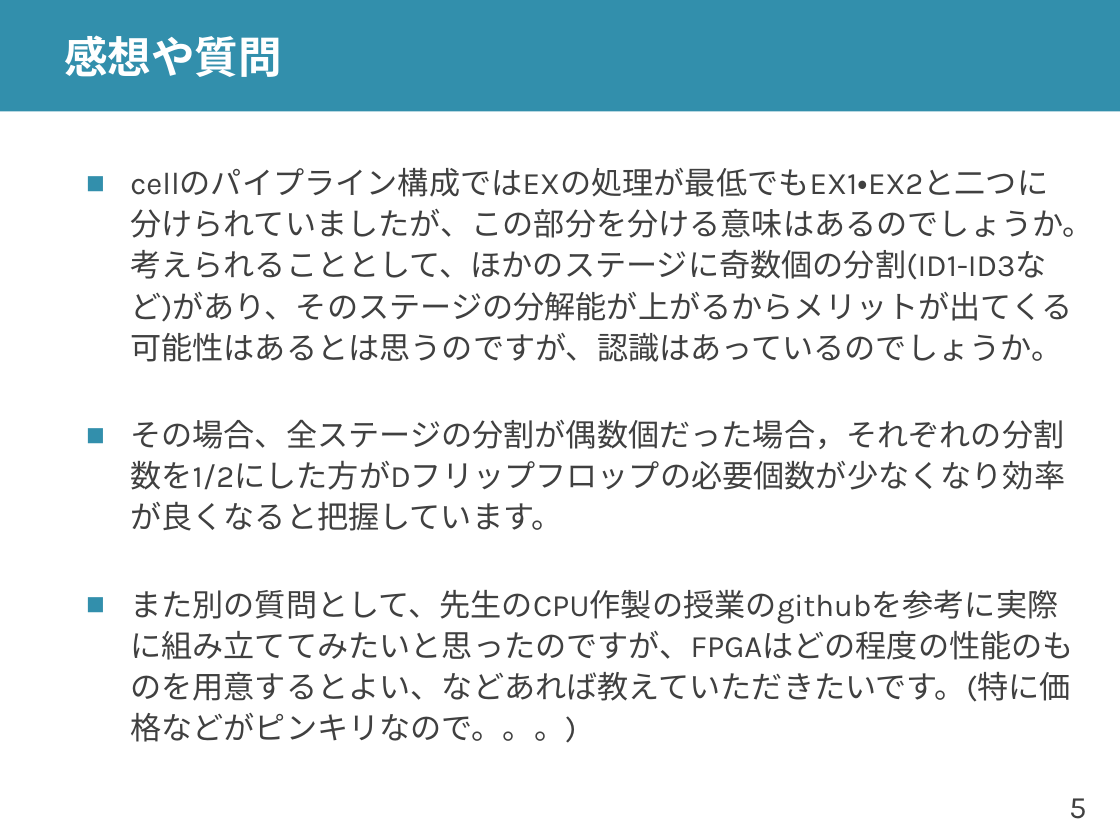
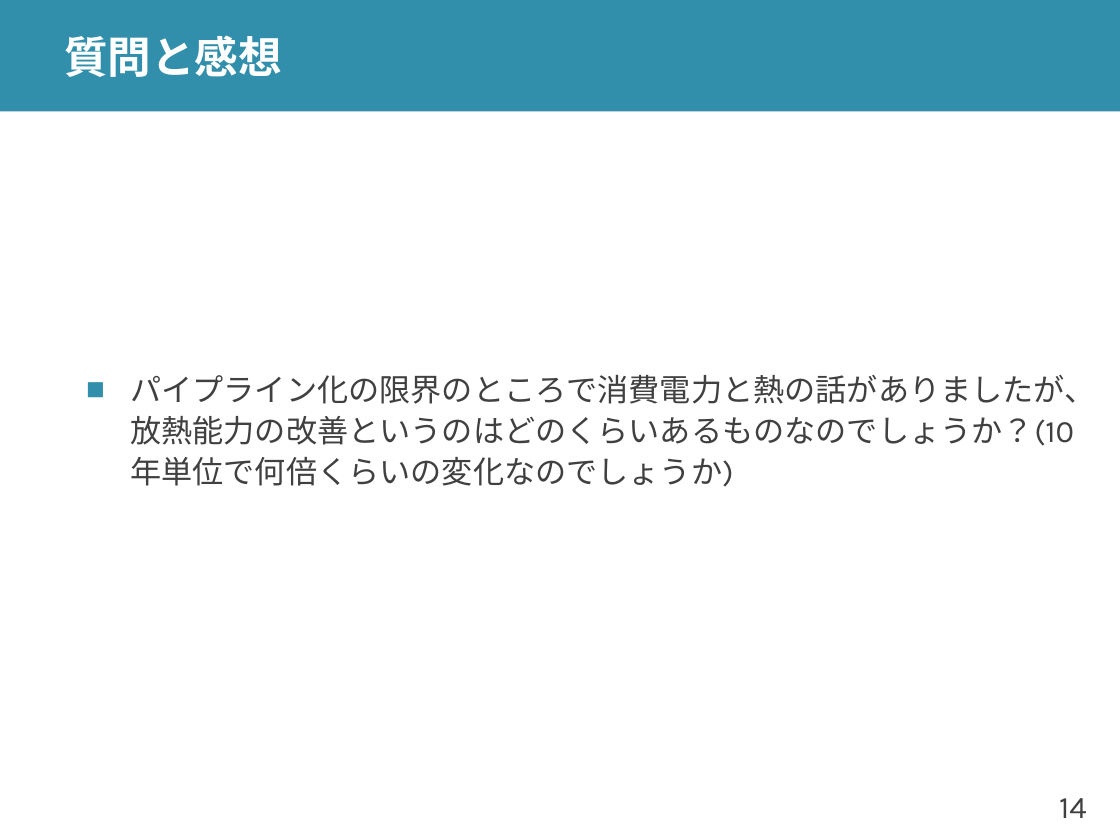
Before and after one commit to shioyadan/advanced-computer-organization, a slide deck: slide 14 of aco-shioya-06.pptx (slide 5 before the commit). Drawn at 1120x840 pixels with LibreOffice and Linux fonts; fonts in the diff are those of the drawing. Boxes give left, top, right and bottom in pixels: in the first picture for what was removed or moved away, otherwise in the second. Text is boxed around its words. In the diff, an @@ line names an element or a change of style, - is before the commit and + after.

```diff
--- a/aco-shioya-06.pptx
+++ b/aco-shioya-06.pptx
@@ title at <box>64,35,282,77</box>: text changed @@
-感想や質問
+質問と感想
@@ text at <box>130,375,1095,446</box>: text changed @@
-■ cellのパイプライン構成ではEXの処理が最低でもEX1・EX2と二つに分けられていましたが、この部分を分ける意味はあるのでしょうか。考えられることとして、ほかのステージに奇数個の分割(ID1-ID3など)があり、そのステージの分解能が上がるからメリットが出てくる可能性はあるとは思うのですが、認識はあっているのでしょうか。
-■ その場合、全ステージの分割が偶数個だった場合，それぞれの分割数を1/2にした方がDフリップフロップの必要個数が少なくなり効率が良くなると把握しています。
-■ また別の質問として、先生のCPU作製の授業のgithubを参考に実際に組み立ててみたいと思ったのですが、FPGAはどの程度の性能のものを用意するとよい、などあれば教えていただきたいです。(特に価格などがピンキリなので。。。)
+■ パイプライン化の限界のところで消費電力と熱の話がありましたが、放熱能力の改善というのはどのくらいあるものなのでしょうか？(10年単位で何倍くらいの変化なのでしょうか)
@@ page number at <box>1059,798,1087,818</box>: text changed @@
-5
+14
```
Also in this commit, not shown: 15 other slides changed, 20 slides added, 13 slides removed, 3 other files.
